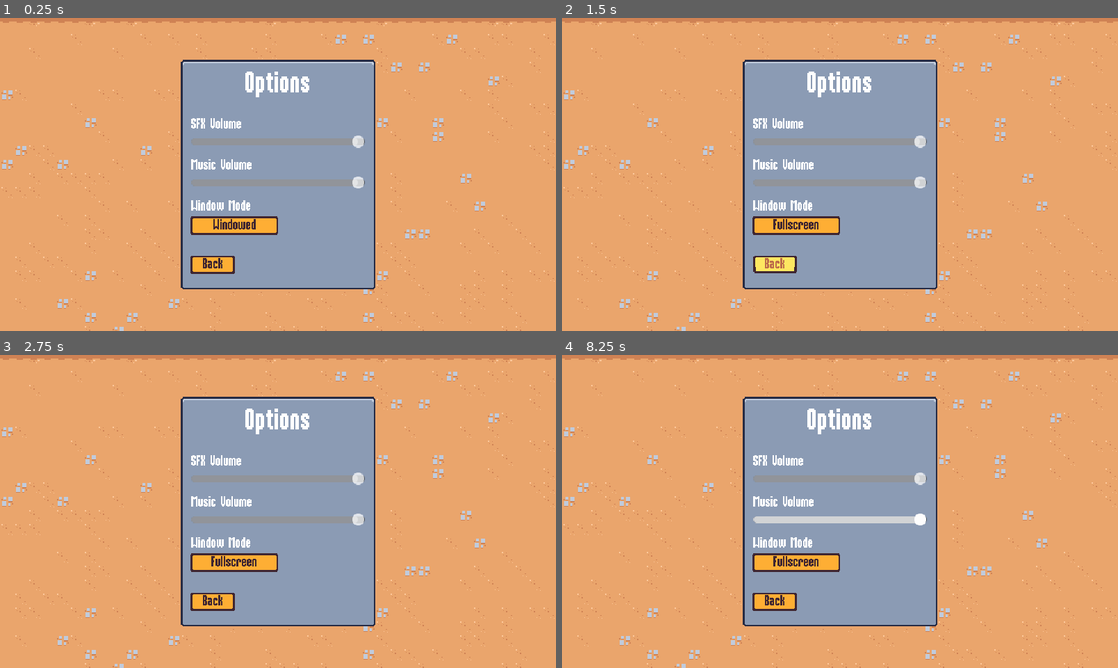
Above: before the commit, frames 1-4 (two rows, left to right).
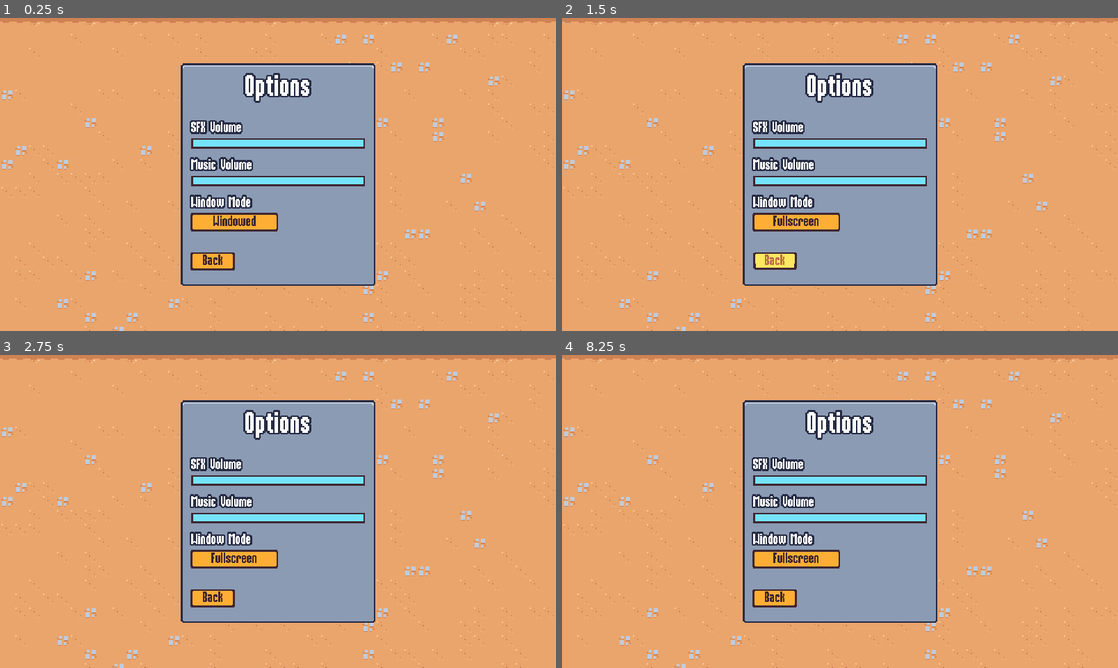
Above: after the commit, the same moments.

Repository: PWilliams0530/UdemySurvival2DGadotGame
Game: Godot game, scene res://scenes/UI/options_menu.tscn
Same seed, same stepped clock (60 frames per second), same inputs: the game is played once before the commit and once after it. This scene is started directly instead of the project's main scene.
Inputs (mouse positions are in pixels of both pictures, inside the frame that each line leads up to):
- Up to frame 1 (0.25 s): no input
- Up to frame 2 (1.5 s): click "Windowed" at 0.5 s; click "Back" at 1.25 s
- Up to frame 3 (2.75 s): move the mouse to (400, 495) at 2.02 s; press the mouse at (400, 495) at 2.03 s; hold Right (move_right) from 2.03 s (still down)
- Up to frame 4 (8.25 s): move the mouse to (728, 527) at 2.77 s; release Right (move_right) at 2.78 s; release the mouse at (728, 527) at 2.78 s; hold S (move_down) 2.78-3.53 s; click (728, 527) at 2.85 s; move the mouse to (895, 442) at 3.52 s; press the mouse at (895, 442) at 3.53 s; hold Right (move_right) 3.53-4.28 s; move the mouse to (812, 574) at 4.27 s; release the mouse at (812, 574) at 4.28 s; hold Up (move_up) 4.28-5.03 s; click (812, 574) at 4.35 s; move the mouse to (1006, 558) at 5.02 s; press the mouse at (1006, 558) at 5.03 s; hold A (move_left) 5.03-6.53 s; move the mouse to (673, 464) at 5.77 s; release the mouse at (673, 464) at 5.78 s; click (673, 464) at 5.85 s; move the mouse to (867, 511) at 6.52 s; press the mouse at (867, 511) at 6.53 s; hold S (move_down) 6.53-7.28 s; move the mouse to (756, 433) at 7.27 s; release the mouse at (756, 433) at 7.28 s; hold Right (move_right) 7.28-8.03 s; click (756, 433) at 7.35 s; move the mouse to (962, 495) at 8.02 s; press the mouse at (962, 495) at 8.03 s; hold Up (move_up) from 8.03 s (still down)

The runs differ from the first frame. In frame 1, 5.9% of the frame differs, in the area x 32-68%, y 13-87%; in frame 2, 5.9%; in frame 3, 5.9%; in frame 4, 5.9%.

Commit message:
AddedMenuAndLabelStyling

Diff:
--- a/resources/theme/theme.tres
+++ b/resources/theme/theme.tres
@@ -43,6 +43,35 @@
 expand_margin_left = 1.0
 region_rect = Rect2(4, 20, 8, 8)
 
+[sub_resource type="PlaceholderTexture2D" id="PlaceholderTexture2D_j762k"]
+size = Vector2(0, 0)
+
+[sub_resource type="PlaceholderTexture2D" id="PlaceholderTexture2D_vf2kd"]
+size = Vector2(0, 0)
+
+[sub_resource type="StyleBoxFlat" id="StyleBoxFlat_rg117"]
+bg_color = Color(0.458824, 0.890196, 1, 1)
+border_width_left = 2
+border_width_top = 2
+border_width_right = 2
+border_width_bottom = 2
+border_color = Color(0.8, 0.8, 0.8, 0)
+
+[sub_resource type="StyleBoxFlat" id="StyleBoxFlat_0u17a"]
+bg_color = Color(0.458824, 0.890196, 1, 1)
+border_width_left = 2
+border_width_top = 2
+border_width_right = 2
+border_width_bottom = 2
+border_color = Color(0.8, 0.8, 0.8, 0)
+
+[sub_resource type="StyleBoxFlat" id="StyleBoxFlat_bx4ks"]
+content_margin_left = 2.0
+content_margin_top = 6.0
+content_margin_right = 2.0
+content_margin_bottom = 6.0
+bg_color = Color(0.247059, 0.14902, 0.192157, 1)
+
 [sub_resource type="StyleBoxTexture" id="StyleBoxTexture_cgtn0"]
 texture = ExtResource("1_fbtld")
 texture_margin_left = 4.0
@@ -67,6 +96,12 @@
 default_font_size = 16
 AlternatePanelContainer/base_type = &"PanelContainer"
 AlternatePanelContainer/styles/panel = SubResource("StyleBoxTexture_xyrq2")
+BlueOutlineLabel/base_type = &"Label"
+BlueOutlineLabel/colors/font_outline_color = Color(0.14902, 0.168627, 0.266667, 1)
+BlueOutlineLabel/colors/font_shadow_color = Color(0.14902, 0.168627, 0.266667, 1)
+BlueOutlineLabel/constants/outline_size = 8
+BlueOutlineLabel/constants/shadow_offset_x = 0
+BlueOutlineLabel/constants/shadow_offset_y = 0
 Button/colors/font_color = Color(0.247059, 0.14902, 0.192157, 1)
 Button/colors/font_focus_color = Color(0.247059, 0.14902, 0.192157, 1)
 Button/colors/font_hover_color = Color(0.741176, 0.423529, 0.290196, 1)
@@ -75,6 +110,11 @@
 Button/styles/hover = SubResource("StyleBoxTexture_3v0vc")
 Button/styles/normal = SubResource("StyleBoxTexture_elguo")
 Button/styles/pressed = SubResource("StyleBoxTexture_xhjlx")
+HSlider/icons/grabber = SubResource("PlaceholderTexture2D_j762k")
+HSlider/icons/grabber_highlight = SubResource("PlaceholderTexture2D_vf2kd")
+HSlider/styles/grabber_area = SubResource("StyleBoxFlat_rg117")
+HSlider/styles/grabber_area_highlight = SubResource("StyleBoxFlat_0u17a")
+HSlider/styles/slider = SubResource("StyleBoxFlat_bx4ks")
 Label/constants/line_spacing = 0
 PanelContainer/styles/panel = SubResource("StyleBoxTexture_cgtn0")
 ProgressBar/styles/background = SubResource("StyleBoxFlat_2t82b")
--- a/scenes/UI/ability_upgrade_card.tscn
+++ b/scenes/UI/ability_upgrade_card.tscn
@@ -247,8 +247,7 @@
 unique_name_in_owner = true
 custom_minimum_size = Vector2(126, 38)
 layout_mode = 2
-theme_override_colors/font_outline_color = Color(0.14902, 0.168627, 0.266667, 1)
-theme_override_constants/outline_size = 8
+theme_type_variation = &"BlueOutlineLabel"
 theme_override_font_sizes/font_size = 32
 text = "Test Name"
 horizontal_alignment = 1
@@ -259,8 +258,7 @@
 unique_name_in_owner = true
 custom_minimum_size = Vector2(1, 1)
 layout_mode = 2
-theme_override_colors/font_shadow_color = Color(0.14902, 0.168627, 0.266667, 1)
-theme_override_colors/font_outline_color = Color(0.14902, 0.168627, 0.266667, 1)
+theme_type_variation = &"BlueOutlineLabel"
 theme_override_constants/outline_size = 8
 text = "Test Description"
 autowrap_mode = 2
--- a/scenes/UI/end_screen.tscn
+++ b/scenes/UI/end_screen.tscn
@@ -114,11 +114,7 @@
 [node name="TitleLabel" type="Label" parent="MarginContainer/PanelContainer/MarginContainer/VBoxContainer"]
 unique_name_in_owner = true
 layout_mode = 2
-theme_override_colors/font_shadow_color = Color(0.14902, 0.168627, 0.266667, 1)
-theme_override_colors/font_outline_color = Color(0.14902, 0.168627, 0.266667, 1)
-theme_override_constants/shadow_offset_x = 0
-theme_override_constants/shadow_offset_y = 0
-theme_override_constants/outline_size = 8
+theme_type_variation = &"BlueOutlineLabel"
 theme_override_font_sizes/font_size = 32
 text = "Victory"
 horizontal_alignment = 1
@@ -127,11 +123,7 @@
 [node name="DescriptionLabel" type="Label" parent="MarginContainer/PanelContainer/MarginContainer/VBoxContainer"]
 unique_name_in_owner = true
 layout_mode = 2
-theme_override_colors/font_shadow_color = Color(0.14902, 0.168627, 0.266667, 1)
-theme_override_colors/font_outline_color = Color(0.14902, 0.168627, 0.266667, 1)
-theme_override_constants/shadow_offset_x = 0
-theme_override_constants/shadow_offset_y = 0
-theme_override_constants/outline_size = 8
+theme_type_variation = &"BlueOutlineLabel"
 text = "You Won"
 horizontal_alignment = 1
 vertical_alignment = 1
--- a/scenes/UI/main_menu.tscn
+++ b/scenes/UI/main_menu.tscn
@@ -1,11 +1,14 @@
-[gd_scene load_steps=4 format=3 uid="uid://dkw0cs4l3rb1t"]
+[gd_scene load_steps=5 format=3 uid="uid://dkw0cs4l3rb1t"]
 
 [ext_resource type="TileSet" uid="uid://bdq0f7a2ucti4" path="res://resources/tileset.tres" id="1_h7l6k"]
 [ext_resource type="Script" path="res://scenes/UI/main_menu.gd" id="1_jonli"]
 [ext_resource type="PackedScene" uid="uid://cdehlrqomxyko" path="res://scenes/UI/sound_button.tscn" id="2_f7jo7"]
+[ext_resource type="PackedScene" uid="uid://bjqis641gm0is" path="res://scenes/UI/vignette.tscn" id="2_k7bme"]
 
 [node name="MainMenu" type="CanvasLayer"]
 script = ExtResource("1_jonli")
+
+[node name="Vignette" parent="." instance=ExtResource("2_k7bme")]
 
 [node name="TileMap" type="TileMap" parent="."]
 tile_set = ExtResource("1_h7l6k")
@@ -37,6 +40,7 @@
 
 [node name="Label" type="Label" parent="MarginContainer/PanelContainer/MarginContainer/VBoxContainer"]
 layout_mode = 2
+theme_type_variation = &"BlueOutlineLabel"
 theme_override_font_sizes/font_size = 32
 text = "The Arena
 "
--- a/scenes/UI/options_menu.tscn
+++ b/scenes/UI/options_menu.tscn
@@ -1,11 +1,14 @@
-[gd_scene load_steps=4 format=3 uid="uid://hstv06urqmy4"]
+[gd_scene load_steps=5 format=3 uid="uid://hstv06urqmy4"]
 
 [ext_resource type="Script" path="res://scenes/UI/options_menu.gd" id="1_k0pq6"]
 [ext_resource type="TileSet" uid="uid://bdq0f7a2ucti4" path="res://resources/tileset.tres" id="2_3ekra"]
+[ext_resource type="PackedScene" uid="uid://bjqis641gm0is" path="res://scenes/UI/vignette.tscn" id="2_8lavr"]
 [ext_resource type="PackedScene" uid="uid://cdehlrqomxyko" path="res://scenes/UI/sound_button.tscn" id="3_ot6wl"]
 
 [node name="OptionsMenu" type="CanvasLayer"]
 script = ExtResource("1_k0pq6")
+
+[node name="Vignette" parent="." instance=ExtResource("2_8lavr")]
 
 [node name="TileMap" type="TileMap" parent="."]
 tile_set = ExtResource("2_3ekra")
@@ -39,6 +42,7 @@
 
 [node name="Label" type="Label" parent="MarginContainer/PanelContainer/MarginContainer/VBoxContainer"]
 layout_mode = 2
+theme_type_variation = &"BlueOutlineLabel"
 theme_override_font_sizes/font_size = 32
 text = "Options
 "
@@ -53,6 +57,7 @@
 
 [node name="Label" type="Label" parent="MarginContainer/PanelContainer/MarginContainer/VBoxContainer/VBoxContainer/SfxOptionContainer"]
 layout_mode = 2
+theme_type_variation = &"BlueOutlineLabel"
 text = "SFX Volume
 "
 
@@ -61,12 +66,14 @@
 layout_mode = 2
 max_value = 1.0
 step = 0.01
+value = 0.5
 
 [node name="MusicOptionContainer" type="VBoxContainer" parent="MarginContainer/PanelContainer/MarginContainer/VBoxContainer/VBoxContainer"]
 layout_mode = 2
 
 [node name="Label" type="Label" parent="MarginContainer/PanelContainer/MarginContainer/VBoxContainer/VBoxContainer/MusicOptionContainer"]
 layout_mode = 2
+theme_type_variation = &"BlueOutlineLabel"
 text = "Music Volume
 "
 
@@ -75,12 +82,14 @@
 layout_mode = 2
 max_value = 1.0
 step = 0.01
+value = 0.5
 
 [node name="WindowOptionContainer" type="VBoxContainer" parent="MarginContainer/PanelContainer/MarginContainer/VBoxContainer/VBoxContainer"]
 layout_mode = 2
 
 [node name="Label" type="Label" parent="MarginContainer/PanelContainer/MarginContainer/VBoxContainer/VBoxContainer/WindowOptionContainer"]
 layout_mode = 2
+theme_type_variation = &"BlueOutlineLabel"
 text = "Window Mode
 "
 
Not shown: 1 places in resources/theme/theme.tres that only renumber resources
